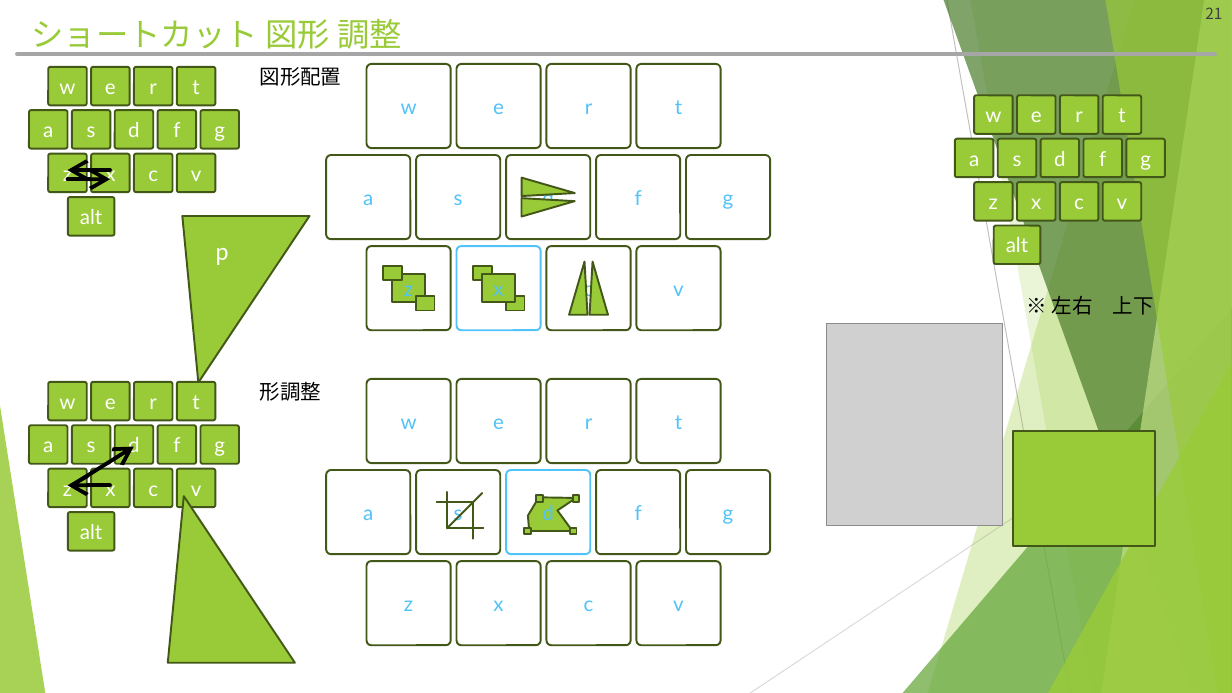
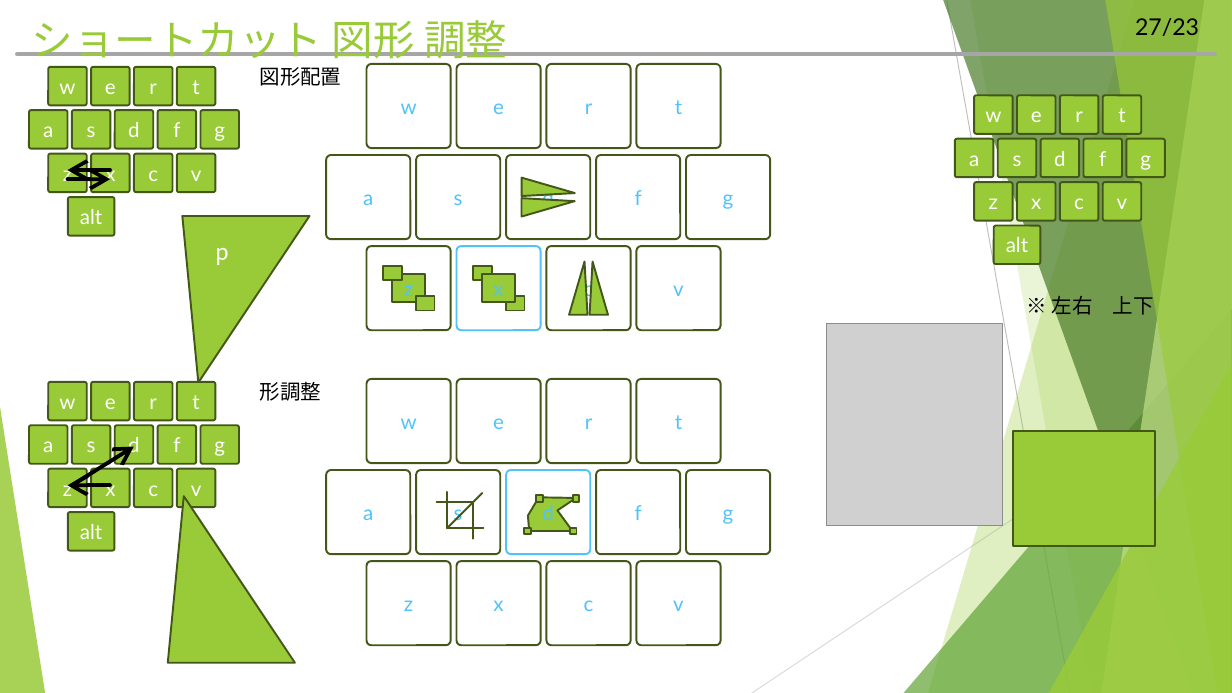
Before and after one commit to hitsuji-ga-u/pawapo, a slide deck: slide 28 of slide/customUI_debug.pptm (slide 21 before the commit). Drawn at 1232x693 pixels with LibreOffice and Linux fonts; fonts in the diff are those of the drawing; grey boxes stand for pictures. Boxes give left, top, right and bottom in pixels: in the first picture for what was removed or moved away, otherwise in the second. Text is boxed around its words. In the diff, an @@ line names an element or a change of style, - is before the commit and + after.

```diff
--- a/slide/customUI_debug.pptm
+++ b/slide/customUI_debug.pptm
@@ title "ショートカット 図形 調整" at (31,20,507,65): size 25.2 to 32.4 pt @@
@@ outline redrawn in 5 elements at (928,0,1232,693), (970,0,1232,693), (944,0,1232,693), (1102,0,1232,693), (1105,0,1232,693) @@
@@ page number added at (1135,18,1199,36), 18 pt, text #000000 @@
+27/23
@@ page number removed at (1205,7,1222,19) @@
-21
```
Also in this commit, not shown: 24 other slides changed, 10 slides added, 1 slide removed, 8 other files.
